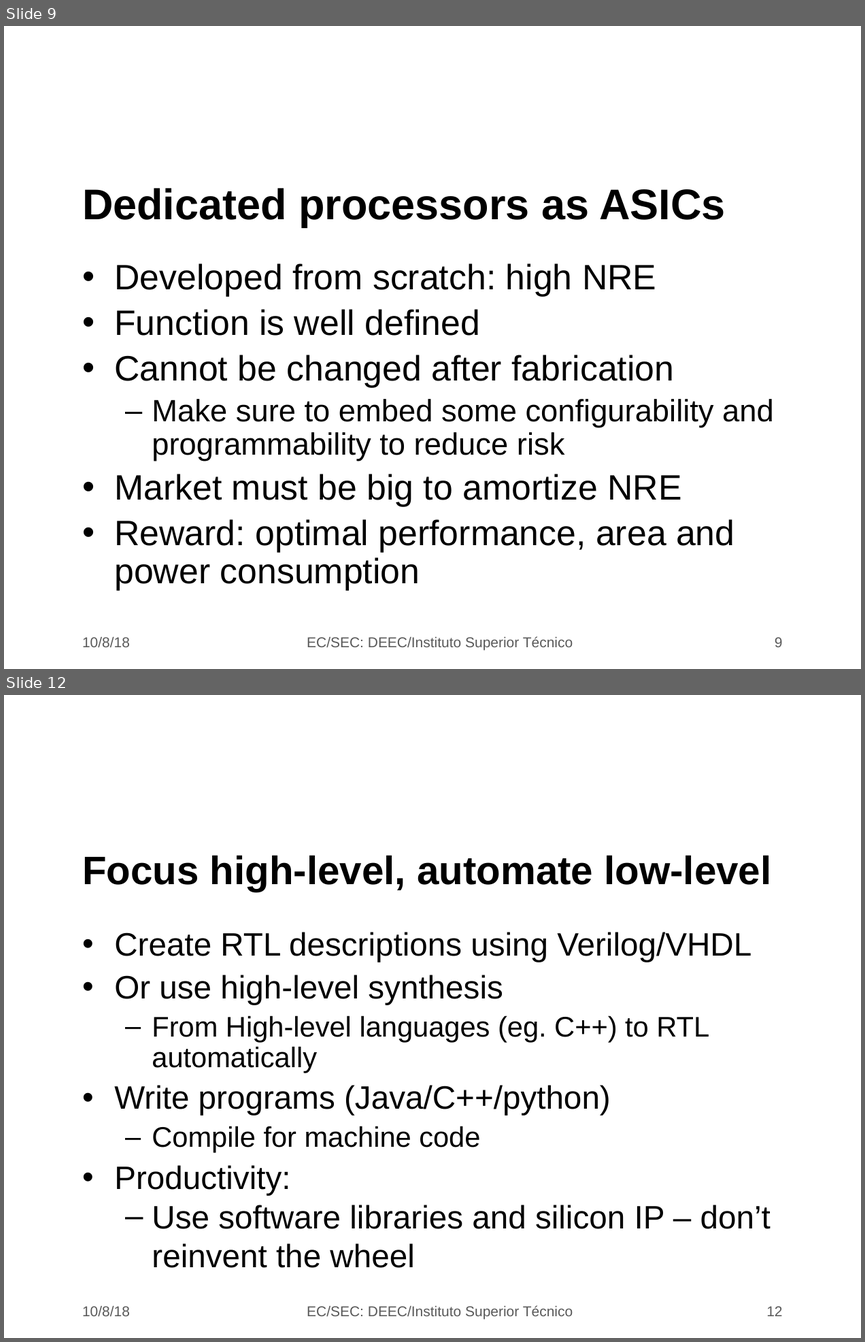
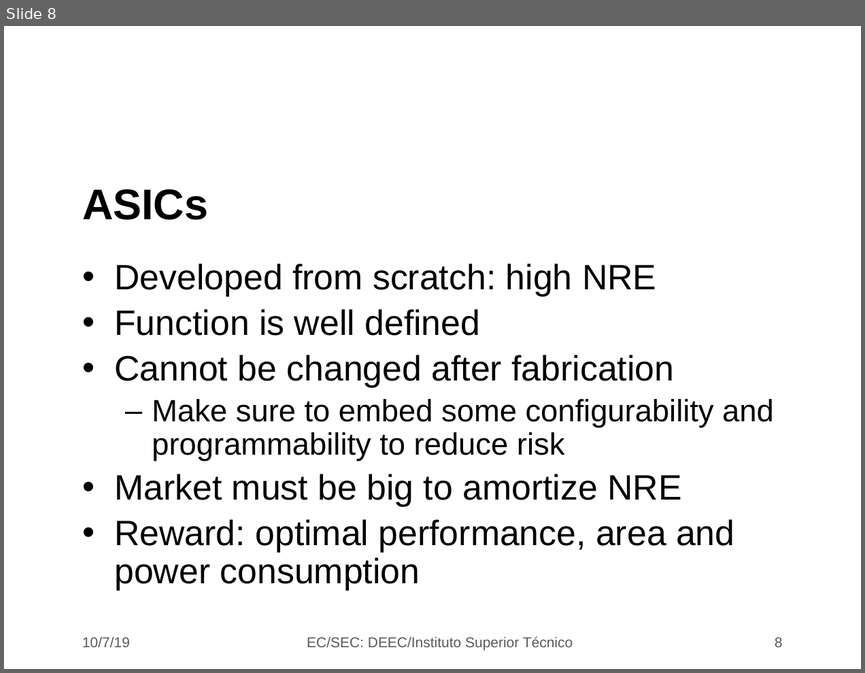
Before and after one commit to jjts/ist-sec, a slide deck: lectures/l6_design_choices/l6.odp. Shown one above the other, each under a label of ours: slides 9 and 12 before the commit, slide 8 after it; the slides between them are not shown. The pictures are 865x1342 and 865x673 pixels, drawn with LibreOffice and Linux fonts; fonts in the diff are those of the drawing; background and template pictures are left out. Boxes give left, top, right and bottom in pixels: in the first picture for what was removed or moved away, otherwise in the second. Text is boxed around its words. In the diff, an @@ line names an element or a change of style, - is before the commit and + after.

```diff
--- a/lectures/l6_design_choices/l6.odp
+++ b/lectures/l6_design_choices/l6.odp
@@ slide 12 removed at box(4, 695, 861, 1338), background picture (left out) @@
@@ title removed at box(82, 855, 771, 892) @@
-Focus high-level, automate low-level
@@ text removed at box(114, 932, 770, 1268) @@
-• Create RTL descriptions using Verilog/VHDL
-• Or use high-level synthesis
-  – From High-level languages (eg. C++) to RTL automatically
-• Write programs (Java/C++/python)
-  – Compile for machine code
-• Productivity:
-  – Use software libraries and silicon IP – don’t reinvent the wheel
@@ text removed at box(82, 1306, 130, 1316) @@
-10/8/18
@@ text removed at box(307, 1305, 572, 1319) @@
-EC/SEC: DEEC/Instituto Superior Técnico
@@ page number removed at box(766, 1306, 782, 1316) @@
-12
@@ what was slide 9 is now slide 8 @@
@@ slide 8 changed as well @@
@@ title at box(82, 189, 208, 220): text changed @@
-Dedicated processors as ASICs
+ASICs
@@ text at box(82, 637, 130, 647): text changed @@
-10/8/18
+10/7/19
@@ page number at box(774, 637, 783, 647): text changed @@
-9
+8
```
Also in this commit, not shown: 18 other slides changed, 7 other slides removed.
